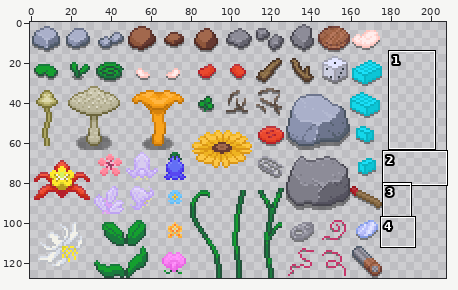
Sprite sheet: Images/ground-bits.png. Above, an overview of the earlier version with the close-up marked.
Close-up. Earlier state:
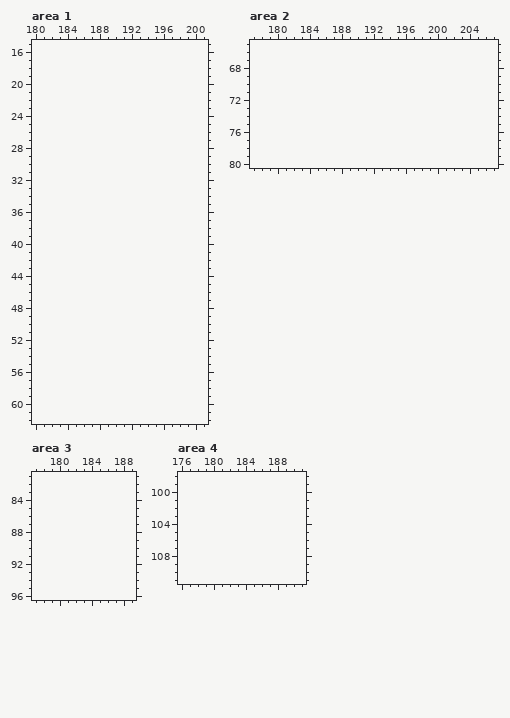
The file is 176x128 pixels. Colours within 5 levels of each other are drawn and written as one. Shown: area 1: x 180..201, y 15..62; area 2: x 177..207, y 65..80; area 3: x 177..189, y 81..96; area 4: x 176..191, y 98..111. The old version is drawn lined up with the new one, on the new canvas. The commit also changed other parts of the picture, which this record leaves out.
Palette (. is transparent): 
Once edited:
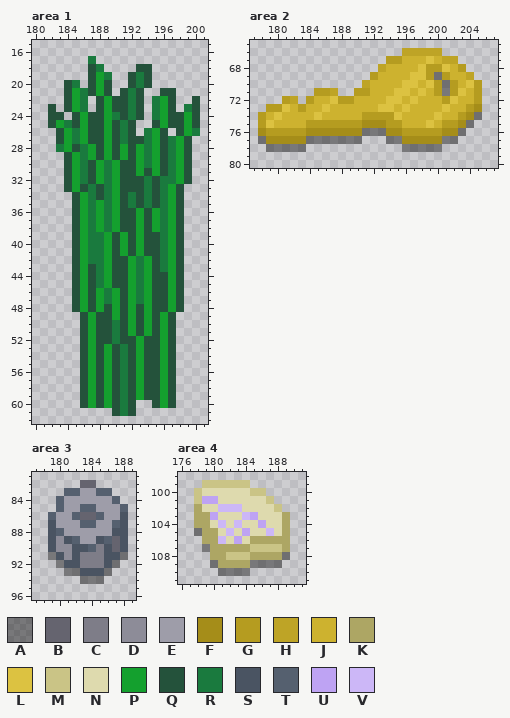
Colours new in this view: A #0000006a  B #65646f  C #7e7d88  D #8d8c98  E #9e9da9  F #a58d19  G #b59c20  H #bea426  J #cdb22f  K #ada664  L #dcc241  M #cac486  N #dedaae  P #14a02e  Q #24523b  R #1a7a3e  S #4a5462  T #55606f  U #bea3f3  V #ccb7f7
The edit:
canvas 176x128 -> 208x128
Area 1:
y 17: x 187 . -> R
y 18: x 187..188 .. -> QR; x 193..194 .. -> QQ
y 19: x 187..189 ... -> QPR; x 192..194 ... -> QRQ
y 20: x 184..185 .. -> QR; x 187..189 ... -> QPQ; x 192..194 ... -> QRQ
y 21: x 184..189 ...... -> QPRQPQ; x 191..193 ... -> QRQ; x 196..197 .. -> QQ
y 22: x 184..186 ... -> QPR; x 188..193 ...... -> QPQQRQ; x 195..197 ... -> RPQ; x 200 . -> Q
y 23: x 182 . -> Q; x 184..186 ... -> QPR; x 188..193 ...... -> QPQQRQ; x 195..197 ... -> RPQ; x 199..200 .. -> RQ
y 24: x 182..183 .. -> QQ; x 185..193 ......... -> QPQQPRQRQ; x 195..200 ...... -> RPQQPQ
y 25: x 182..192 ........... -> QPRQPQQPQRQ; x 195..200 ...... -> QPQQPQ
y 26: x 183..192 .......... -> QPRPQQPQRQ; x 194..196 ... -> RPQ; x 198..200 ... -> QPR
y 27: x 183..199 ................. -> QPRPQQPQRQQRPQRPQ
y 28: x 183..199 ................. -> RPQRPQPQPQPRPQRPQ
y 29: x 184..199 ................ -> QPRPQPQPQPRPQRPQ
y 30: x 184..199 ................ -> QPRQPRPQQPRPQRPQ
y 31: x 184..199 ................ -> QPRQPRPQQPQPQRPQ
y 32: x 184..199 ................ -> QPRQPRPQQQRQRRPQ
y 33: x 184..198 ............... -> QPQRQRPQQQRQRPQ
y 34: x 185..198 .............. -> QPRQRPQRQRQRPQ
y 35: x 185..198 .............. -> QPRPRPQRQRQRPQ
y 36..38: x 185..198 .............. -> QPRPRPQQPQPRPQ
y 39..41: x 185..198 .............. -> QPRRPQPQPQQRPQ
y 42: x 185..198 .............. -> QPRRPQQPRPQRPQ
y 43: x 185..198 .............. -> QPQRPQQPRPQRPQ
y 44..45: x 185..198 .............. -> QPQRPQQPRPQQPQ
y 46..47: x 185..198 .............. -> QPQPRPQPRPQQPQ
y 48: x 185..198 .............. -> QPQPQPQPQPQQPQ
y 49: x 186..197 ............ -> QPQQPQPQPQPQ
y 50..51: x 186..197 ............ -> QPQQRQPQPQPQ
y 52: x 186..197 ............ -> QPQQRQQPQQPQ
y 53..59: x 186..197 ............ -> QPQPQRQPQQPQ
y 60: x 186..192 ....... -> QPQPQRQ; x 195..197 ... -> QPQ
y 61: x 190..192 ... -> QRQ
Area 2:
y 66: x 196..200 ..... -> HHHHH
y 67: x 194..202 ......... -> GGJJJLJHH
y 68: x 193..203 ........... -> HJJJJLGGLJG
y 69: x 192..204 ............. -> GJJJJLLGAGJJH
y 70: x 191..205 ............... -> HJJJJLLJLGAGJLG
y 71: x 185..187 ... -> GGH; x 190..205 ................ -> GGJJJLLJLJGAGLJG
y 72: x 181..182 .. -> GH; x 184..205 ...................... -> GJJLGGJJJJLLJLJJJGLJJG
y 73: x 179..205 ........................... -> GGLJGJJLJJJJJJLLJLJJJJLJJGF
y 74: x 178..205 ............................ -> GJLJJJJLJJJJJGGGGLJJJJLJJGFA
y 75: x 178..204 ........................... -> GLJJJJGGGGGGGFFFGGJJJLJGGFA
y 76: x 178..203 .......................... -> FGGGGGFFFFFFFAAAFFGGGGGFFA
y 77: x 178..190 ............. -> AFFFFFAAAAAAA; x 194..202 ......... -> AAFFFFFAA
y 78: x 179..183 ..... -> AAAAA; x 196..200 ..... -> AAAAA
Area 3:
y 82: x 183..184 .. -> BB
y 83: x 181..186 ...... -> TTEETT
y 84: x 180..187 ........ -> TEEEEEET
y 85: x 180..188 ......... -> TEETTEEET
y 86: x 179..188 .......... -> TEETBBTEES
y 87: x 179..188 .......... -> SEEETTEETS
y 88: x 179..188 .......... -> STEEEEEESS
y 89: x 179..188 .......... -> SDSTEESTBS
y 90: x 179..188 .......... -> SDDSSTCSBS
y 91: x 179..188 .......... -> ASDSCCCSSA
y 92: x 180..187 ........ -> ASSCCCSA
y 93: x 181..186 ...... -> AASSSA
y 94: x 183..185 ... -> AAA
Area 4:
y 99: x 179..184 ...... -> MMMMMM
y 100: x 178..186 ......... -> MNNNNNNMM
y 101: x 178..187 .......... -> MUUNNNNNNM
y 102: x 178..188 ........... -> KNNVVVNNNNM
y 103: x 178..189 ............ -> KKUNNNVUNNNK
y 104: x 178..189 ............ -> KKNVNVNNUNNK
y 105: x 178..189 ............ -> AKKNVNUNNVNK
y 106: x 179..189 ........... -> KKVNUNKKKKK
y 107: x 179..189 ........... -> AKKKKKMMMMK
y 108: x 180..189 .......... -> KKMMMKKKKA
y 109: x 180..188 ......... -> AKKKKAAAA
y 110: x 181..184 .... -> AAAA
Changed places in both close-ups, as pixel boxes (x1, y1, x2, y2):
added: (48, 56, 200, 416)
added: (258, 48, 482, 152)
added: (48, 480, 128, 584)
added: (194, 480, 290, 576)
